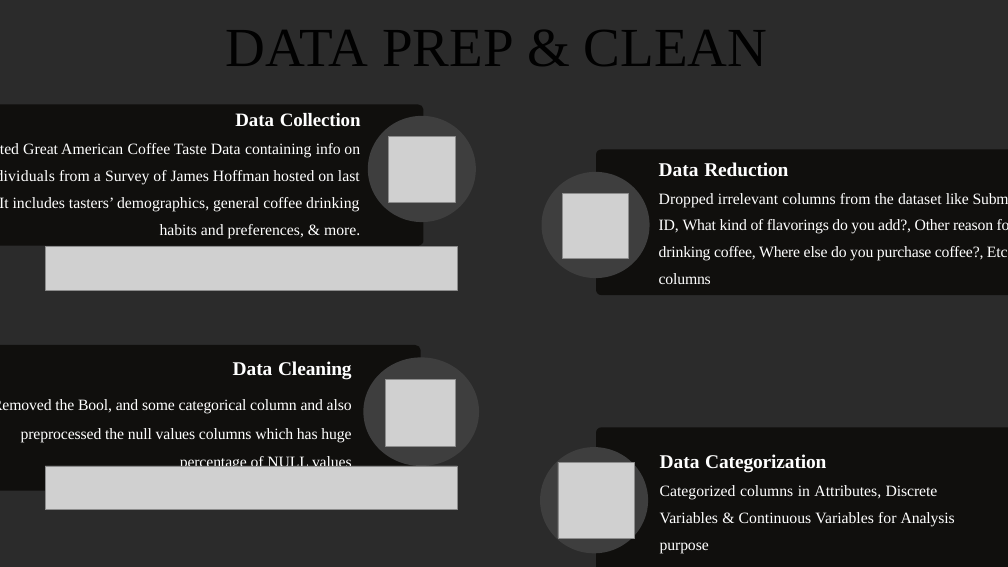
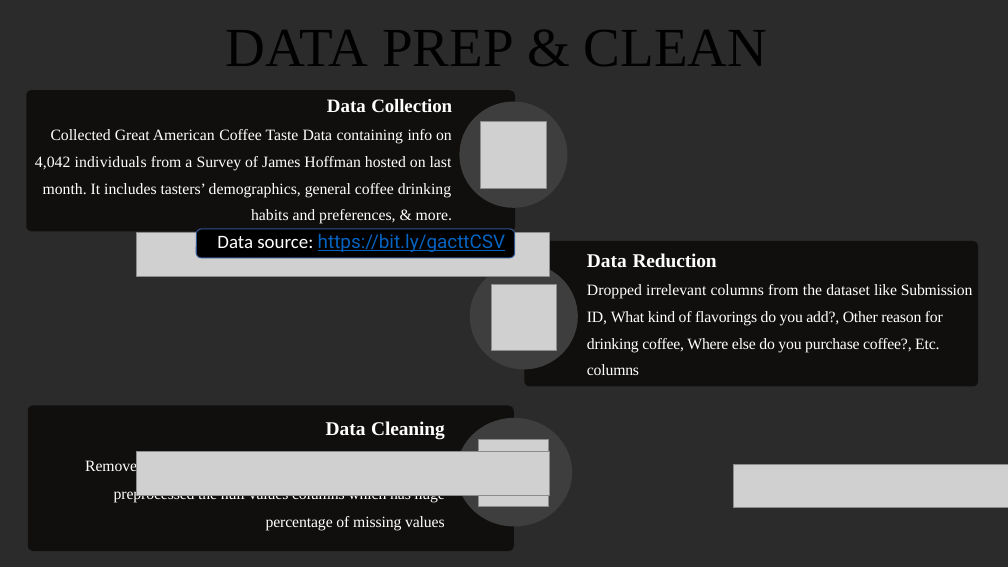
Before and after one commit to subhajyotirkmveri/Econometrics_project_matter, a slide deck: slide 5 of Project/Econometrics.pptx. Drawn at 1008x567 pixels with LibreOffice and Linux fonts; fonts in the diff are those of the drawing; grey boxes stand for pictures; background and template pictures are left out; a plain dark background stands for a picture behind light text. Boxes give left, top, right and bottom in pixels: in the first picture for what was removed or moved away, otherwise in the second. Text is boxed around its words. In the diff, an @@ line names an element or a change of style, - is before the commit and + after.

```diff
--- a/Project/Econometrics.pptx
+++ b/Project/Econometrics.pptx
@@ 4 pictures, 2 freeform shapes, 1 text: place and size @@
-4 pictures, 2 freeform shapes, 1 text at <box>0,104,1008,523</box>
+4 pictures, 2 freeform shapes, 1 text at <box>26,90,1008,508</box>
@@ rounded rectangle added at <box>197,229,515,258</box>, fill #000000, outline #325491 1 pt @@
@@ text added at <box>217,234,505,252</box>, 18 pt, text #0563C1, underline @@
+Data source: https://bit.ly/gacttCSV
@@ 2 freeform shapes, 1 picture, 1 text: place and size @@
-2 freeform shapes, 1 picture, 1 text at <box>541,150,1008,296</box>
+2 freeform shapes, 1 picture, 1 text at <box>470,240,979,386</box>
@@ 2 freeform shapes, 1 picture, 1 text: place and size @@
-2 freeform shapes, 1 picture, 1 text at <box>0,345,479,491</box>
+2 freeform shapes, 1 picture, 1 text at <box>28,405,572,551</box>
@@ text at <box>85,458,445,531</box>: text changed @@
-Removed the Bool, and some categorical column and also preprocessed the null values columns which has huge percentage of NULL values
+Removed the Bool, and some categorical column and also preprocessed the null values columns which has huge percentage of missing values
@@ group removed at <box>540,427,1008,567</box>: 2 freeform shapes, 1 text, 1 picture @@
-Data Categorization
-Categorized columns in Attributes, Discrete Variables & Continuous Variables for Analysis purpose
```
Also in this commit, not shown: 5 other slides changed, 11 slides added, 2 slides removed.
